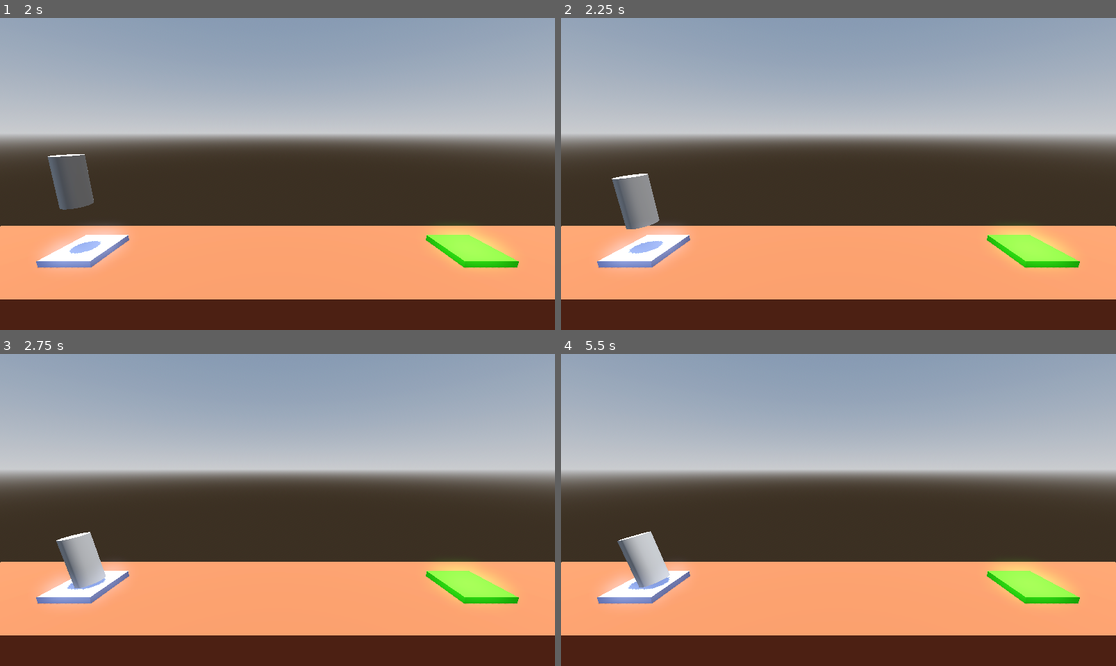
Above: before the commit, frames 1-4 (two rows, left to right).
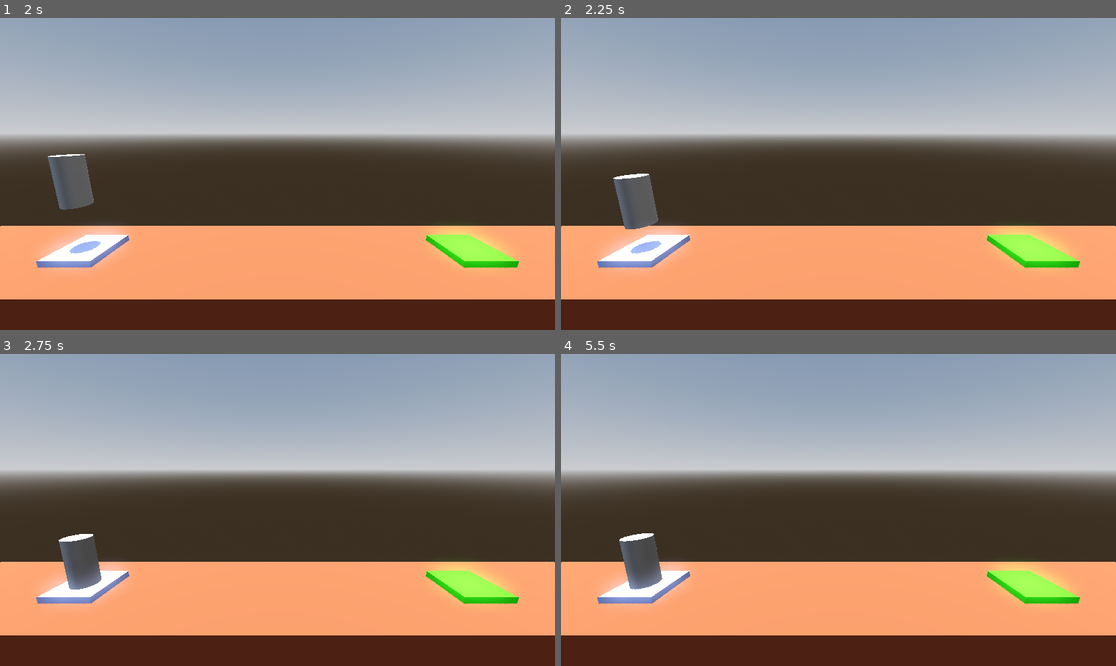
Above: after the commit, the same moments.

Repository: Rubix334/ProjectBoost
Game: Godot game, scene res://Levels/level1.tscn
The game is run twice, just before and just after one commit, with the same random seed, the same clock (stepped at 60 frames per second) and the same inputs.
Inputs:
- Up to frame 1 (2 s): tap Enter at 0.5 s; hold Space (boost) 0.53-1.28 s; tap Space (boost) at 1.35 s
- Up to frame 2 (2.25 s): hold A (rotateL) from 2.03 s (still down)
- Up to frame 3 (2.75 s): keep holding A (rotateL); tap Space (boost) at 2.3 s
- Up to frame 4 (5.5 s): release A (rotateL) at 2.78 s; tap D (rotateR) at 2.85 s; tap Space (boost) at 3.05, 4.35, 5.3 s; hold Space (boost) 3.53-4.28 s; hold A (rotateL) from 5.03 s (still down)

Frame 1 is identical in both runs. In frame 2, 0.9% of the frame differs, in the area x 9-19%, y 49-76%; in frame 3, 1.0%; in frame 4, 1.1%, in the area x 10-20%, y 56-76%.
Error after the commit: Attempt to call function 'stop' in base 'null instance' on a null instance. (res://Player/player.gd:17)

Commit message:
Audio created

Diff:
--- a/project-boost/Levels/level3.tscn
+++ b/project-boost/Levels/level3.tscn
@@ -66,7 +66,7 @@
 size = Vector3(2, 0.5, 2)
 material = SubResource("StandardMaterial3D_i4kf4")
 script = ExtResource("1_2385j")
-file_path = "<null>"
+file_path = "uid://c18lmrp1m612k"
 
 [node name="Camera3D" type="Camera3D" parent="."]
 transform = Transform3D(1, 0, 0, 0, 0.9927385, -0.12029276, 0, 0.12029276, 0.9927385, 0, 4.6433353, 9.503023)
--- a/project-boost/Player/player.gd
+++ b/project-boost/Player/player.gd
@@ -5,11 +5,16 @@
 @export var TorqueThrust := 100
 
 var transitioning := false
+var rocket_audio = $RocketAudio
 
 func _process(delta: float) -> void:
 	if not transitioning:
 		if Input.is_action_pressed("boost"):
 			apply_central_force(basis.y * delta * force)
+			if not rocket_audio.is_playing():
+				rocket_audio.play()
+		else:
+			rocket_audio.stop()
 		if Input.is_action_pressed("rotateL"):
 			apply_torque(Vector3(0.0,0.0,delta*TorqueThrust))
 		if Input.is_action_pressed("rotateR"):
@@ -17,12 +22,14 @@
 
 func crash_sequence() -> void:
 	transitioning = true
+	$ExplosionAudio.play()
 	print("KABOOM")
 	await get_tree().create_timer(2.5).timeout
 	get_tree().reload_current_scene.call_deferred()
 
 func complete_level(next_level_file) -> void:
 	transitioning = true
+	$SuccessAudio.play()
 	await get_tree().create_timer(2.5).timeout
 	get_tree().change_scene_to_file.call_deferred(next_level_file)
 
--- a/project-boost/Player/player.tscn
+++ b/project-boost/Player/player.tscn
@@ -1,6 +1,9 @@
-[gd_scene load_steps=4 format=3 uid="uid://habfhdya7smn"]
+[gd_scene load_steps=7 format=3 uid="uid://habfhdya7smn"]
 
 [ext_resource type="Script" uid="uid://bs3h1jc2ohxfv" path="res://Player/player.gd" id="1_l8h54"]
+[ext_resource type="AudioStream" uid="uid://c801nbgr4aewy" path="res://Assets/ProjectBoost_Audio/SFX - Death Explosion.ogg" id="2_4ntmi"]
+[ext_resource type="AudioStream" uid="uid://brqtk1o6qqiym" path="res://Assets/ProjectBoost_Audio/SFX - Success.ogg" id="3_btcbx"]
+[ext_resource type="AudioStream" uid="uid://cn7v3sqcrkgy8" path="res://Assets/ProjectBoost_Audio/SFX - Main engine thrust.ogg" id="4_gwnis"]
 
 [sub_resource type="CylinderShape3D" id="CylinderShape3D_l8h54"]
 
@@ -16,6 +19,8 @@
 linear_damp = 1.0
 angular_damp = 3.0
 script = ExtResource("1_l8h54")
+force = null
+TorqueThrust = null
 
 [node name="CollisionShape3D" type="CollisionShape3D" parent="."]
 shape = SubResource("CylinderShape3D_l8h54")
@@ -23,4 +28,13 @@
 [node name="MeshInstance3D" type="MeshInstance3D" parent="."]
 mesh = SubResource("CylinderMesh_btcbx")
 
+[node name="ExplosionAudio" type="AudioStreamPlayer3D" parent="."]
+stream = ExtResource("2_4ntmi")
+
+[node name="SuccessAudio" type="AudioStreamPlayer3D" parent="."]
+stream = ExtResource("3_btcbx")
+
+[node name="RocketAudio" type="AudioStreamPlayer3D" parent="."]
+stream = ExtResource("4_gwnis")
+
 [connection signal="body_entered" from="." to="." method="_on_body_entered"]
Not shown, added: project-boost/Assets/ProjectBoost_Audio/SFX - Death Explosion.ogg.import
Not shown, added: project-boost/Assets/ProjectBoost_Audio/SFX - Main engine thrust.ogg.import
Not shown, added: project-boost/Assets/ProjectBoost_Audio/SFX - Success.ogg.import
Not shown, added: project-boost/Assets/ProjectBoost_Audio/SFX - Death Explosion.ogg
Not shown, added: project-boost/Assets/ProjectBoost_Audio/SFX - Main engine thrust.ogg
Not shown, added: project-boost/Assets/ProjectBoost_Audio/SFX - Success.ogg
